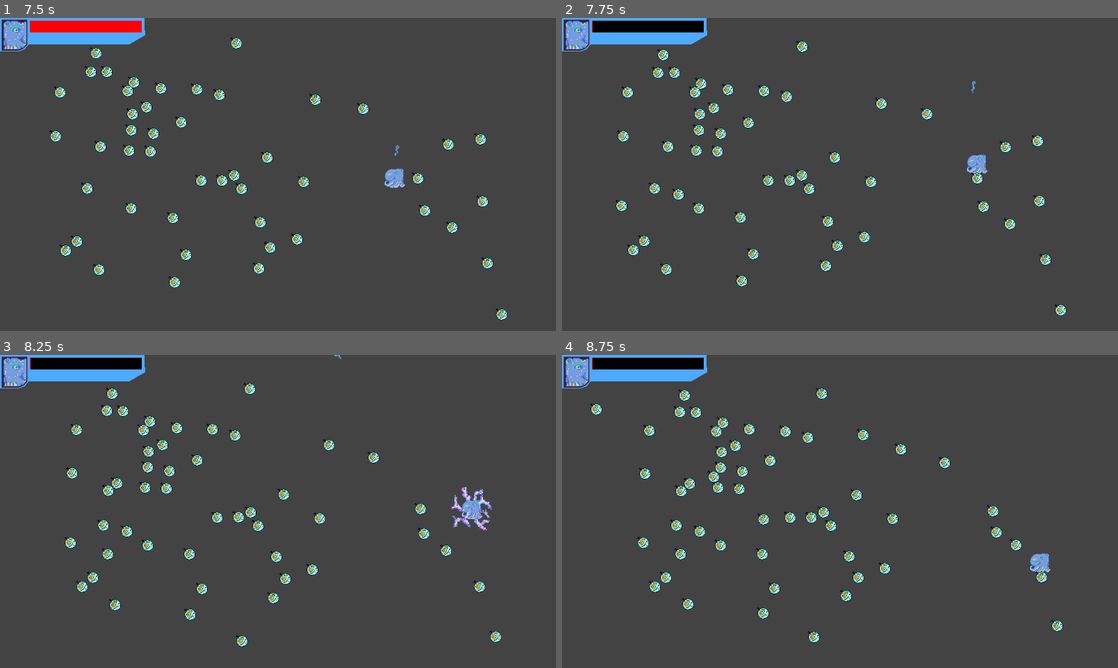
Above: before the commit, frames 1-4 (two rows, left to right).
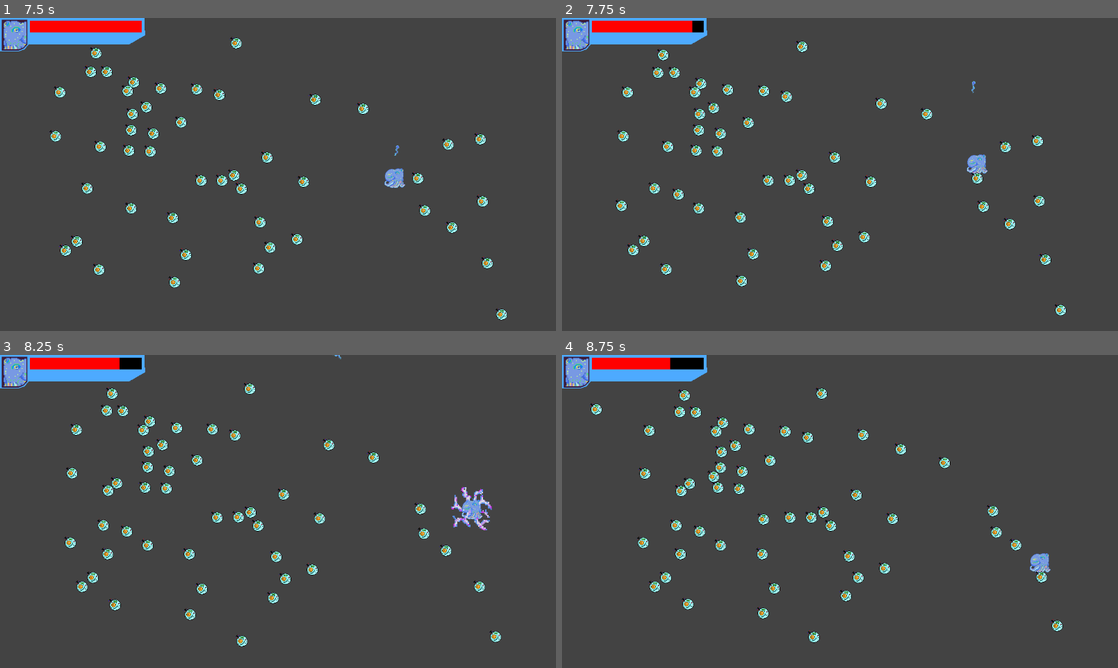
Above: after the commit, the same moments.

Repository: Igonorant/perfect-form
Game: Godot game, scene res://arenas/arena.tscn
The game is run twice, just before and just after one commit, with the same random seed, the same clock (stepped at 60 frames per second) and the same inputs.
Inputs:
- Up to frame 1 (7.5 s): hold Right (move_right) 0.53-1.28 s; tap E (atk_e) every 1.5 s from 0.6 to 6.6 s; hold Down (move_down) 1.28-2.03 s; tap Q (atk_q) every 1.5 s from 1.35 to 7.35 s; hold Right (move_right) 2.03-2.78 s; hold Up (move_up) 2.78-3.53 s; hold Left (move_left) 3.53-5.03 s; hold Down (move_down) 5.03-5.78 s; hold Right (move_right) 5.78-6.53 s; hold Up (move_up) 6.53-7.28 s; hold Right (move_right) from 7.28 s (still down)
- Up to frame 2 (7.75 s): keep holding Right (move_right)
- Up to frame 3 (8.25 s): release Right (move_right) at 8.03 s; hold Down (move_down) from 8.03 s (still down); tap E (atk_e) at 8.1 s
- Up to frame 4 (8.75 s): keep holding Down (move_down)

Frame 1 is identical in both runs. In frame 2, 0.7% of the frame differs, in the area x 5-24%, y 0-5%; in frame 3, 0.6%; in frame 4, 0.6%.

Commit message:
Fixing player hud health bar percentage

Diff:
--- a/hud/player_hud.gd
+++ b/hud/player_hud.gd
@@ -14,4 +14,4 @@
 
 
 func _update_health_bar() -> void:
-    health_bar.value = player_health_component.get_percentage_health()
+    health_bar.value = player_health_component.get_percentage_health() * 100.0
